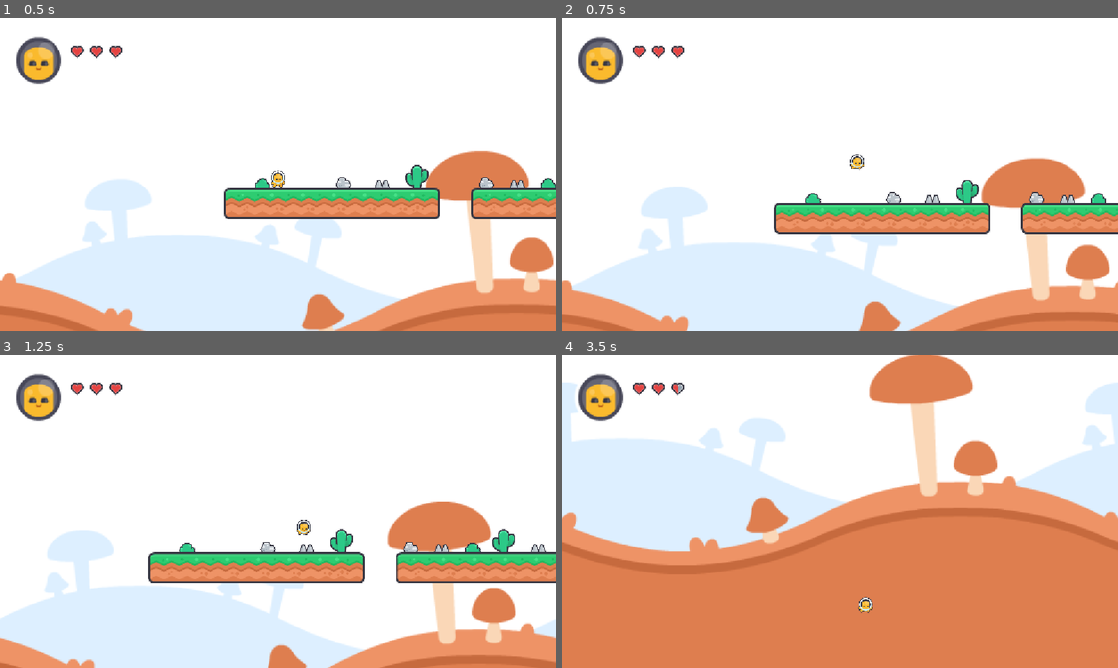
Above: before the commit, frames 1-4 (two rows, left to right).
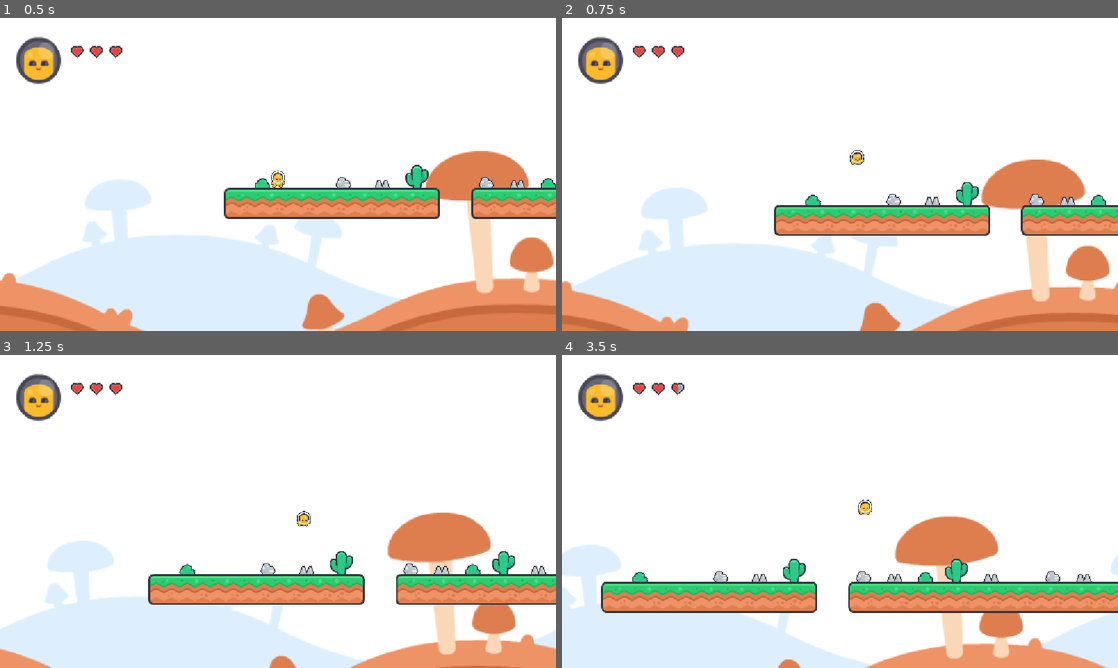
Above: after the commit, the same moments.

Repository: jet1211466/godot_platformer
Game: Godot game, scene res://scenes/level_1.tscn
Two runs of this game, one before a commit and one after it. Both use one fixed random seed, a clock stepped at 60 frames per second and the inputs below. Sound files missing from this copy of the repository are replaced by a short silence.
Inputs:
- Up to frame 1 (0.5 s): no input
- Up to frame 2 (0.75 s): tap Enter (ui_accept) at 0.5, 0.6 s; hold Right (ui_right) from 0.53 s (still down)
- Up to frame 3 (1.25 s): keep holding Right (ui_right); tap Enter (ui_accept) at 0.77, 1.07 s
- Up to frame 4 (3.5 s): tap Enter (ui_accept) at 1.35, 1.52, 1.82, 2.1, 2.85, 3.02, 3.32 s; release Right (ui_right) at 2.03 s; hold Left (ui_left) 2.03-2.78 s; hold Right (ui_right) from 2.78 s (still down)

Frame 1 is identical in both runs. In frame 2, 3.6% of the frame differs, in the area x 0-100%, y 42-100%; in frame 3, 19%; in frame 4, 61%, in the area x 0-100%, y 0-100%.

Commit message:
added double jump mechanic player

Diff:
--- a/scripts/player.gd
+++ b/scripts/player.gd
@@ -2,6 +2,7 @@
 class_name player
 var spawn_point = Vector2(112, 528)
 var health = 6
+var usedJumps = 0
 
 const SPEED = 300.0
 const JUMP_VELOCITY = -400.0
@@ -16,6 +17,11 @@
 	if not is_on_floor():
 		velocity += get_gravity() * delta
 
+# landing reset
+	if is_on_floor():
+		usedJumps = 0
+
+
 # animation
 	if not is_on_floor():
 		animated_sprite.play("jump")
@@ -29,7 +35,8 @@
 		animated_sprite.flip_h = (velocity.x < 0)
 
 	# Handle jump.
-	if Input.is_action_just_pressed("ui_accept") and is_on_floor():
+	if Input.is_action_just_pressed("ui_accept") and usedJumps < 2:
+		usedJumps += 1
 		velocity.y = JUMP_VELOCITY
 		jump_SFX.play()
 
